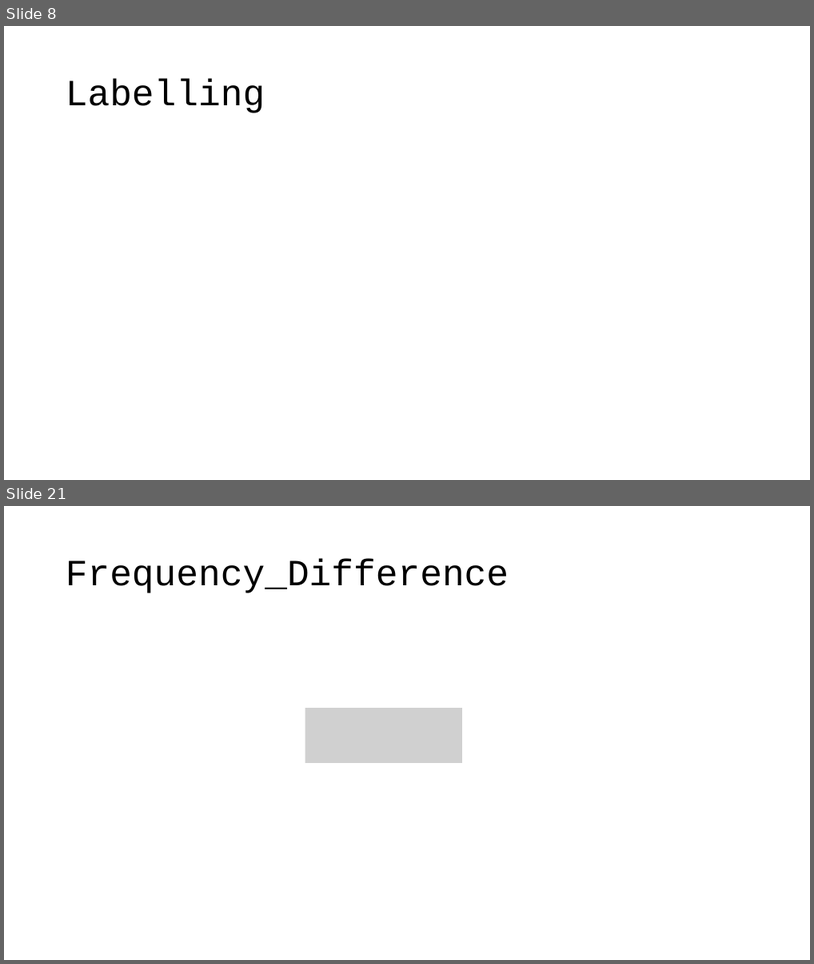
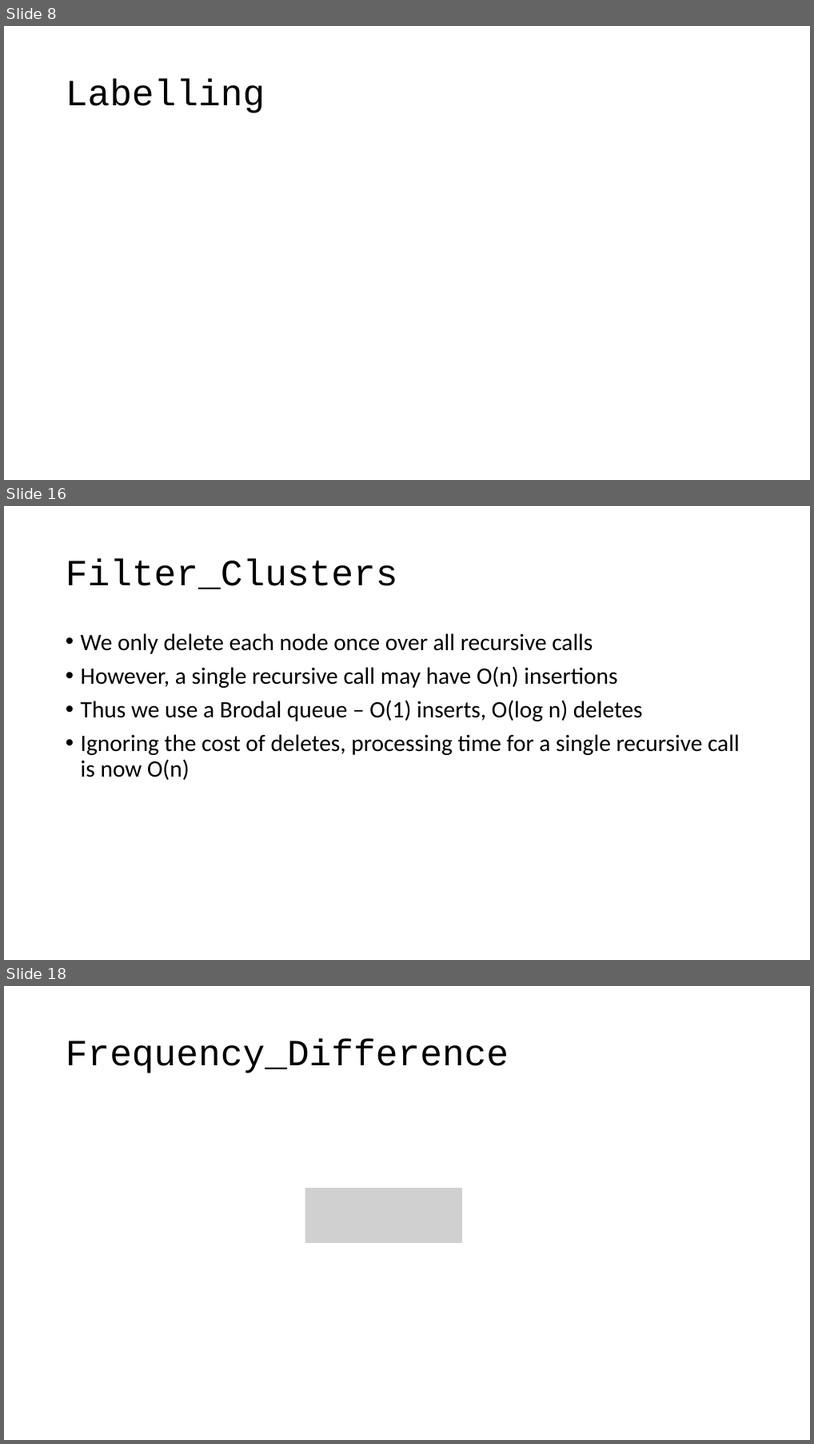
Before and after one commit to varung97/fyp, a slide deck: final_report/presentation/presentation.pptx. Shown one above the other, each under a label of ours: slides 8 and 21 before the commit, slides 8, 16 and 18 after it; the slides between them are not shown. The pictures are 814x964 and 814x1444 pixels, drawn with LibreOffice and Linux fonts; fonts in the diff are those of the drawing; grey boxes stand for pictures. Boxes give left, top, right and bottom in pixels: in the first picture for what was removed or moved away, otherwise in the second. Text is boxed around its words. In the diff, an @@ line names an element or a change of style, - is before the commit and + after.

```diff
--- a/final_report/presentation/presentation.pptx
+++ b/final_report/presentation/presentation.pptx
@@ slide 16 added at (4, 506, 810, 960), background #FFFFFF @@
@@ title added at (66, 560, 398, 589), 44 pt, text #000000 @@
+Filter_Clusters
@@ text added at (81, 633, 740, 780), 28 pt, text #000000 @@
+• We only delete each node once over all recursive calls
+• However, a single recursive call may have O(n) insertions
+• Thus we use a Brodal queue – O(1) inserts, O(log n) deletes
+• Ignoring the cost of deletes, processing time for a single recursive call is now O(n)
@@ what was slide 21 is now slide 18 @@
```
Also in this commit, not shown: 5 slides changed, 6 other slides added, 8 slides removed.
